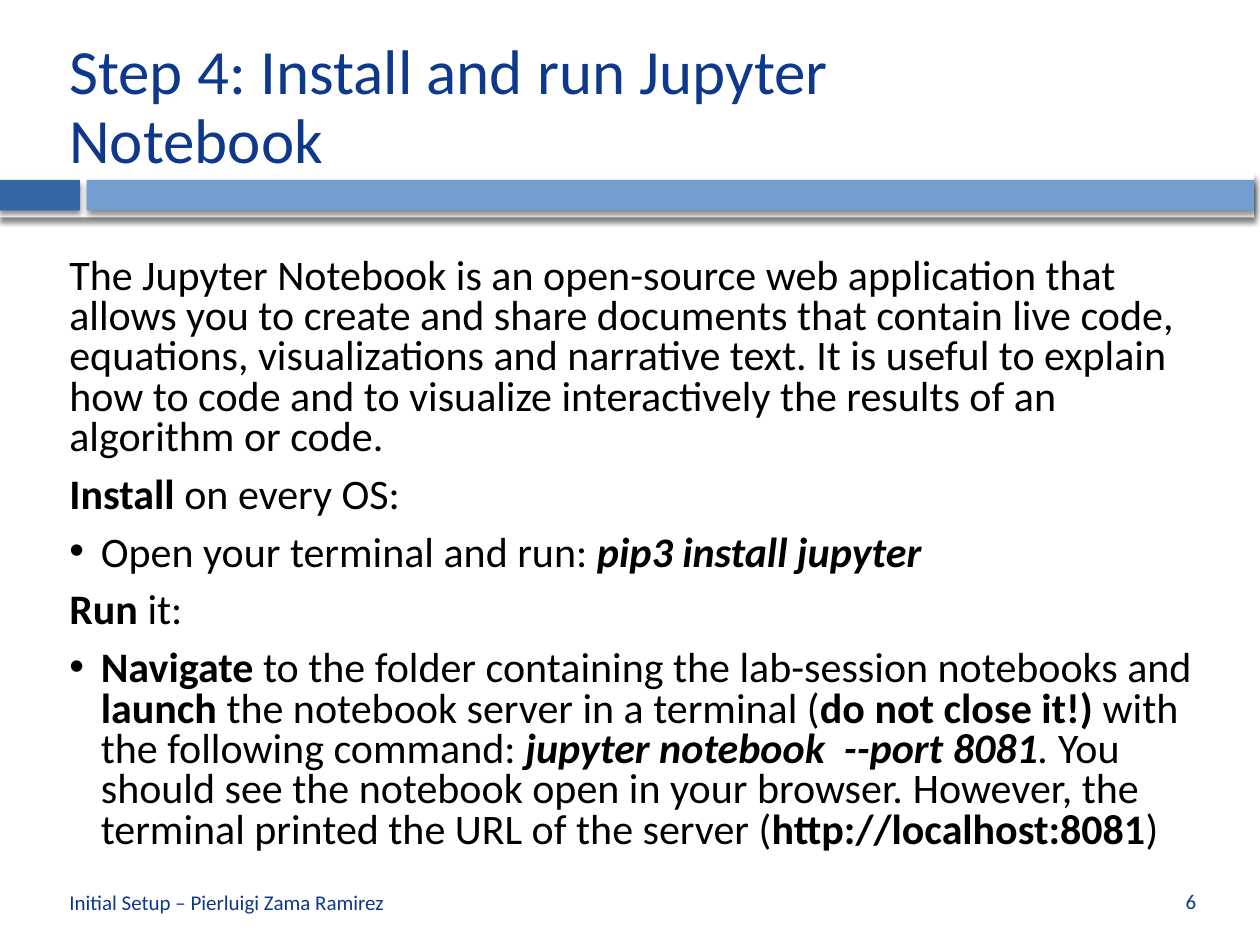
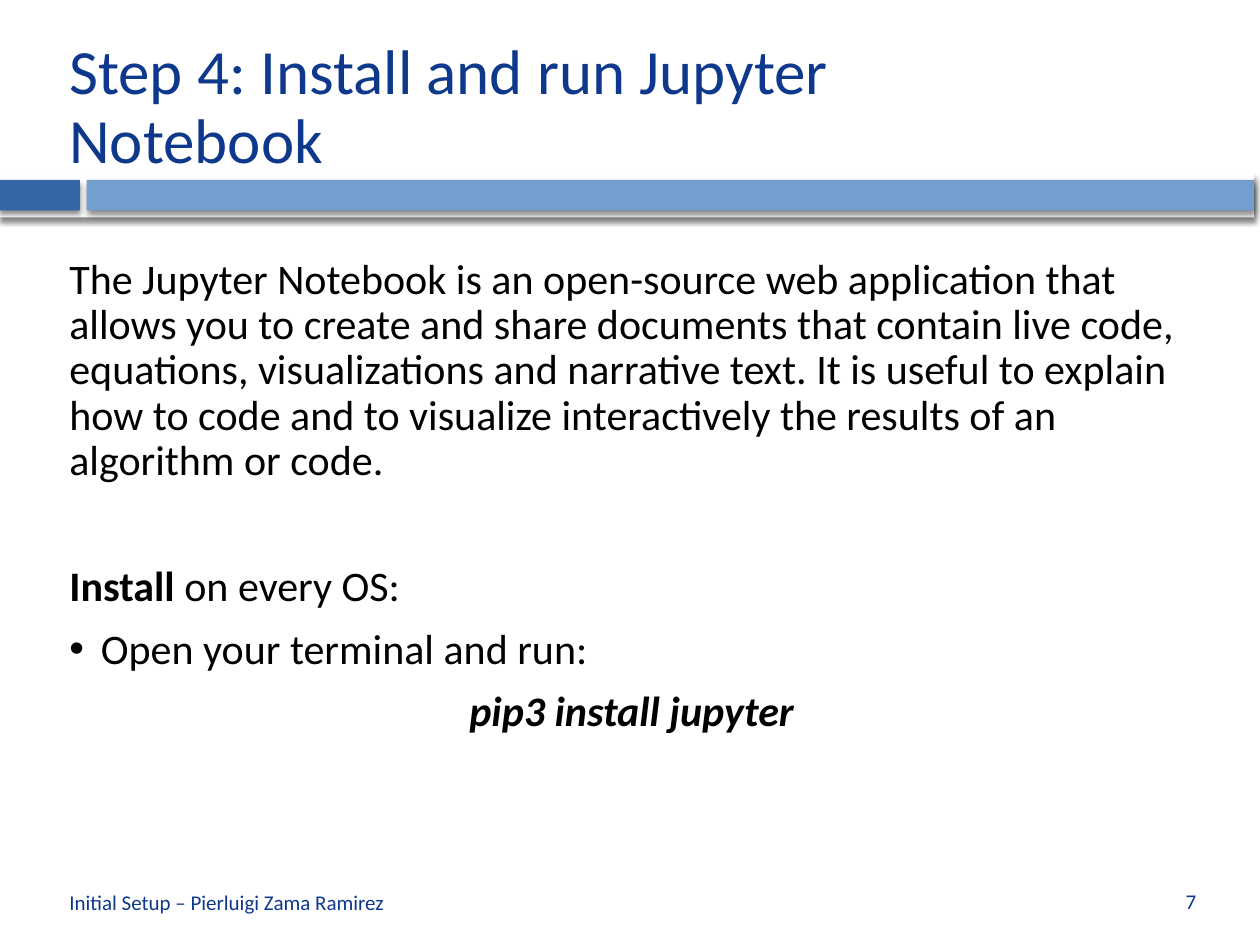
Before and after one commit to CVLAB-Unibo/ComputerVisionImageProcessing-LabSessions, a slide deck: slide 7 of LabSession0 - Initial Setup.pptx (slide 6 before the commit). Drawn at 1260x945 pixels with LibreOffice and Linux fonts; fonts in the diff are those of the drawing; background and template pictures are left out. Boxes give left, top, right and bottom in pixels: in the first picture for what was removed or moved away, otherwise in the second. Text is boxed around its words. In the diff, an @@ line names an element or a change of style, - is before the commit and + after.

```diff
--- a/LabSession0 - Initial Setup.pptx
+++ b/LabSession0 - Initial Setup.pptx
@@ text at [69, 264, 1174, 608]: line spacing 0.8 to 0.9 @@
@@ text at [101, 634, 793, 733]: text changed @@
-• Open your terminal and run: pip3 install jupyter
-Run it:
-• Navigate to the folder containing the lab-session notebooks and launch the notebook server in a terminal (do not close it!) with the following command: jupyter notebook --port 8081. You should see the notebook open in your browser. However, the terminal printed the URL of the server (http://localhost:8081)
+• Open your terminal and run:
+pip3 install jupyter
@@ page number at [1186, 895, 1197, 909]: text changed @@
-6
+7
```
Also in this commit, not shown: 1 other slide changed, 4 slides added, 1 other file.
